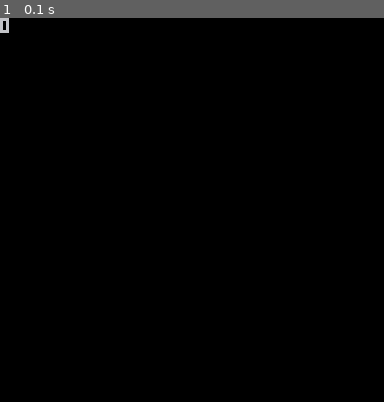
Above: before the commit, frame 1.
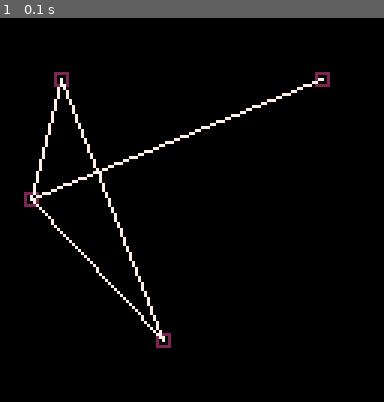
Above: after the commit, the same moment.

Repository: ncalbrix/pico8-tests
Game: PICO-8 cartridge networks.p8
Same seed, same stepped clock (60 frames per second), same inputs: the game is played once before the commit and once after it.
Inputs:
- Up to frame 1 (0.1 s): no input

The runs differ from the first frame. In frame 1, 2.1% of the frame differs, in the area x 0-86%, y 0-86%.

Commit message:
[Networks] Fixed network construction

Diff:
--- a/networks.p8
+++ b/networks.p8
@@ -36,37 +36,30 @@
 			for n in all(self.nodes) do
 				n:draw()
 			end
-			for l in all(self.nodes) do
+			for l in all(self.links) do
 				l:draw()
 			end
 		end
 	}
 
-	print('starting const')
 	--construction
-	print('adding nodes')
 	for n in all(_nodes) do
-		network.add_node(n)
-		n.set_network(network)
+		network:add_node(n)
+		n:set_network(network)
 	end
-	print('nodes added')
 
-	print('adding links')
 	for org,dests in pairs(adj) do
 		for dst in all(dests) do
-			print('constr link')
 			l = new_link(
-				network.nodes[org],
-				network.nodes[dst]
+				network:get_node(org),
+				network:get_node(dst)
 			)
-			print('link built')
 
-			network.add_link(l)
+			network:add_link(l)
 			l.set_network(network)
 			del(adj[dst],org)
 		end
 	end
-	print('links added')
 
 	return network
 end
@@ -94,10 +87,10 @@
 		--outer methods
 		draw=function(self)
 			rect(
-				self.x-1,
-				self.y-1,
-				self.x+1,
-				self.y+1,
+				self.x-2,
+				self.y-2,
+				self.x+2,
+				self.y+2,
 				self.col
 			)
 		end
@@ -148,9 +141,9 @@
 
 nodes = {
 	new_node(20,20),
-	new_node(107,107),
+	new_node(10,60),
 	new_node(107,20),
-	new_node(20,107)
+	new_node(54,107)
 }
 
 adj = {
@@ -161,12 +154,9 @@
 }
 
 
+cls()
 net = new_network(nodes,adj)
-function _draw()
-	cls()
-	net:draw()
-	print(#net.nodes)
-end
+net:draw()
 __gfx__
 00000000000000000000000000000000000000000000000000000000000000000000000000000000000000000000000000000000000000000000000000000000
 00000000000000000000000000000000000000000000000000000000000000000000000000000000000000000000000000000000000000000000000000000000
